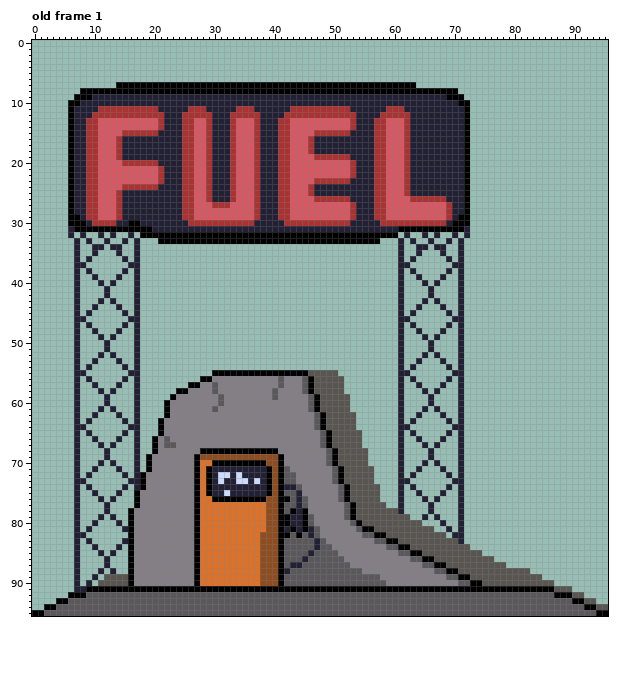
One commit to this pixel-art file: textureDump/fuel_pump.aseprite. Above is the file before it was changed.
96x96 pixels, 1 frame. Shown: old frame 1. The commit also changed other frames, which this record leaves out.
The result:
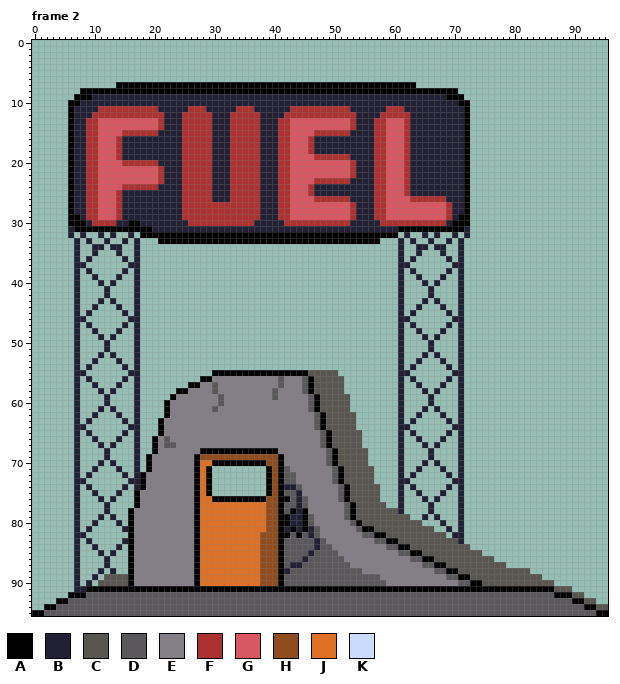
Palette (. is transparent): A #000000  B #222034  C #595652  D #5a585b  E #847e87  F #ac3232  G #d95763  H #8f4c1e  J #df7126  K #cbdbfc
A new or re-ordered frame is compared with the old frame closest to it.
Edits made:
frames 1 -> 16
Frame 2 is new; against old frame 1, layers "Layer 1", "Layer 2":
y 13..26: x 27..28 GG -> FF; x 34..36 GGG -> FFF
y 27: x 27..29 GGG -> FFF; x 33..36 GGGG -> FFFF
y 28..29: x 27..36 GGGGGGGGGG -> FFFFFFFFFF
y 71: x 30..38 BBBBBBBBB -> .........
y 72: x 30..38 BKKBKBBBB -> .........
y 73: x 30..38 BKBBKKBKB -> .........
y 74: x 30..38 BBBBBBBBB -> .........
y 75: x 30..38 BBKBBBBBB -> .........
Pixel boxes of the changes (left, top, right, bottom) in both pictures:
changed: (194, 118, 254, 220)
erased: (212, 466, 266, 496)
